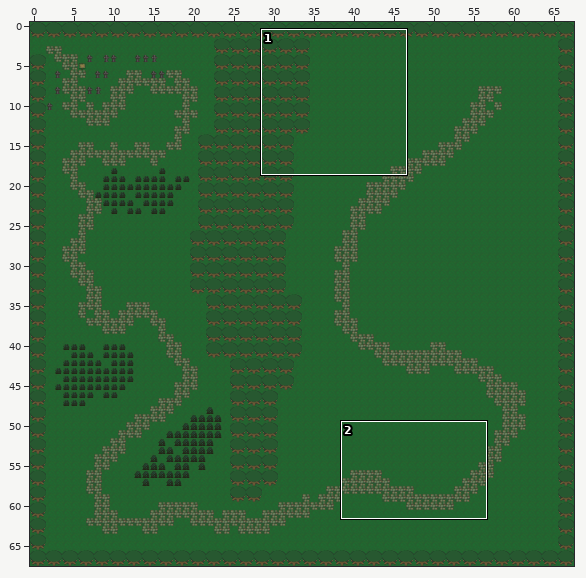
Tiled map -- core/assets/data/maps/graveyard_battle.tmx. Above, an overview of the earlier version with the close-up marked.
Close-up. First the earlier version:
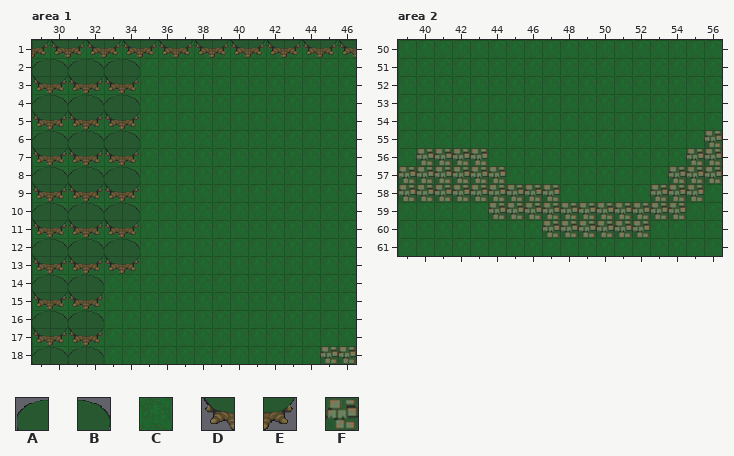
Cells are 32x32 px. Shown: area 1 x 29..46, y 1..18; area 2 x 39..56, y 50..61. The commit also changed other parts of the map, which this record leaves out.
Key: from "graveyard": A 0, B 1, C 3, D 5, E 6, F 7.
_ is an empty cell.
Layers that did not change in this view are not listed.
Layer "Hintergrund" before, area 1, first column x 29:
 1 CCCCCCCCCCCCCCCCCC
 2 CCCCCCCCCCCCCCCCCC
 3 CCCCCCCCCCCCCCCCCC
 4 CCCCCCCCCCCCCCCCCC
 5 CCCCCCCCCCCCCCCCCC
 6 CCCCCCCCCCCCCCCCCC
 7 CCCCCCCCCCCCCCCCCC
 8 CCCCCCCCCCCCCCCCCC
 9 CCCCCCCCCCCCCCCCCC
10 CCCCCCCCCCCCCCCCCC
11 CCCCCCCCCCCCCCCCCC
12 CCCCCCCCCCCCCCCCCC
13 CCCCCCCCCCCCCCCCCC
14 CCCCCCCCCCCCCCCCCC
15 CCCCCCCCCCCCCCCCCC
16 CCCCCCCCCCCCCCCCCC
17 CCCCCCCCCCCCCCCCCC
18 CCCCCCCCCCCCCCCCFF
Layer "Hintergrund_Baum" before, area 1, first column x 29:
 1 EDEDEDEDEDEDEDEDED
 2 ABABAB____________
 3 DEDEDE____________
 4 ABABAB____________
 5 DEDEDE____________
 6 ABABAB____________
 7 DEDEDE____________
 8 ABABAB____________
 9 DEDEDE____________
10 ABABAB____________
11 DEDEDE____________
12 ABABAB____________
13 DEDEDE____________
14 ABAB______________
15 DEDE______________
16 ABAB______________
17 DEDE______________
18 ABAB______________
Layer "Hintergrund" before, area 2, first column x 39:
50 CCCCCCCCCCCCCCCCCC
51 CCCCCCCCCCCCCCCCCC
52 CCCCCCCCCCCCCCCCCC
53 CCCCCCCCCCCCCCCCCC
54 CCCCCCCCCCCCCCCCCC
55 CCCCCCCCCCCCCCCCCF
56 CFFFFCCCCCCCCCCCFF
57 FFFFFFCCCCCCCCCFFF
58 FFFFFFFFFCCCCCFFFC
59 CCCCCFFFFFFFFFFFCC
60 CCCCCCCCFFFFFFCCCC
61 CCCCCCCCCCCCCCCCCC
Once edited:
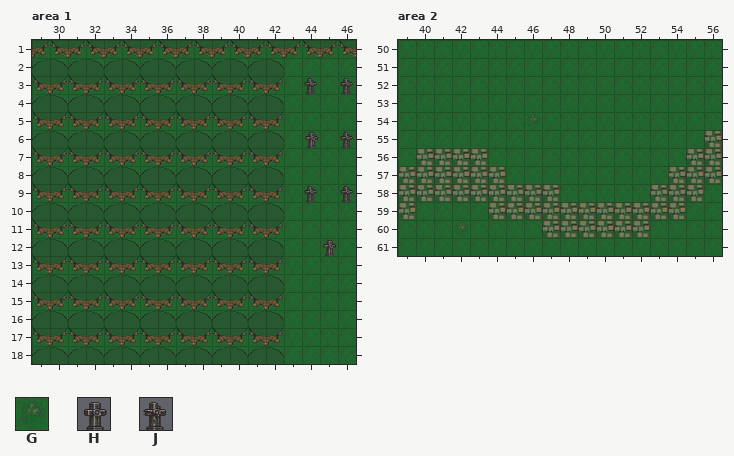
Further tiles: from "graveyard": G 2, H 8, J 9.
From old to new:
Layer "Hintergrund", area 1:
The edit turns tile F into tile C in row 18 at x 45 to 46.
Layer "Hintergrund_Baum", area 1:
There is now tile A in row 2 at x 35, 37, 39 and 41; in row 4 at x 35, 37, 39 and 41; in row 6 at x 35, 37, 39 and 41; in row 8 at x 35, 37, 39 and 41; in row 10 at x 35, 37, 39 and 41; in row 12 at x 35, 37, 39 and 41.
There is now tile A in row 14 at x 33, 35, 37, 39 and 41; in row 16 at x 33, 35, 37, 39 and 41; in row 18 at x 33, 35, 37, 39 and 41.
There is now tile B in row 2 at x 36, 38, 40 and 42; in row 4 at x 36, 38, 40 and 42; in row 6 at x 36, 38, 40 and 42; in row 8 at x 36, 38, 40 and 42; in row 10 at x 36, 38, 40 and 42; in row 12 at x 36, 38, 40 and 42.
There is now tile B in row 14 at x 34, 36, 38, 40 and 42; in row 16 at x 34, 36, 38, 40 and 42; in row 18 at x 34, 36, 38, 40 and 42.
There is now tile D in row 3 at x 35, 37, 39 and 41; in row 5 at x 35, 37, 39 and 41; in row 7 at x 35, 37, 39 and 41; in row 9 at x 35, 37, 39 and 41; in row 11 at x 35, 37, 39 and 41; in row 13 at x 35, 37, 39 and 41.
There is now tile D in row 15 at x 33, 35, 37, 39 and 41; in row 17 at x 33, 35, 37, 39 and 41.
There is now tile E in row 3 at x 36, 38, 40 and 42; in row 5 at x 36, 38, 40 and 42; in row 7 at x 36, 38, 40 and 42; in row 9 at x 36, 38, 40 and 42; in row 11 at x 36, 38, 40 and 42; in row 13 at x 36, 38, 40 and 42.
There is now tile E in row 15 at x 34, 36, 38, 40 and 42; in row 17 at x 34, 36, 38, 40 and 42.
Layer "Dekoration", area 1:
There is now tile H in row 6 at x 44; in row 12 at x 45.
There is now tile J in row 3 at x 44 and 46; in row 6 at x 46; in row 9 at x 44 and 46.
Layer "Hintergrund", area 2:
The edit turns tile C into tile F in row 59 at x 39.
The edit turns tile C into tile G in row 54 at x 46; in row 60 at x 42.
